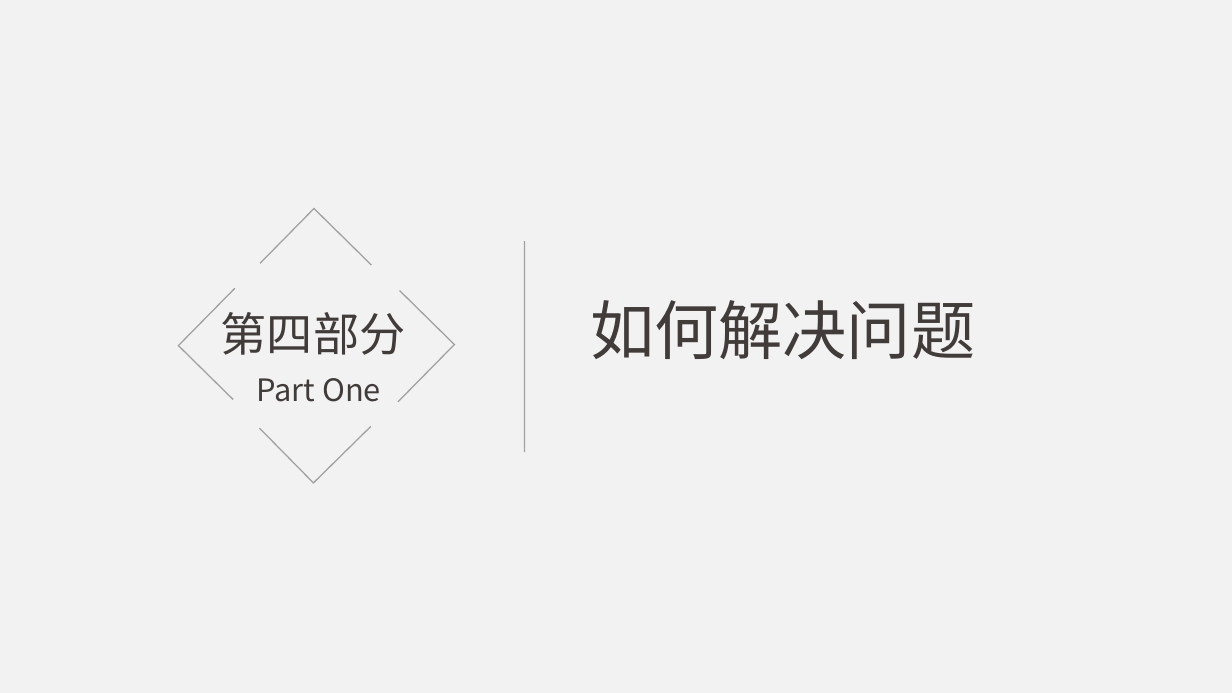
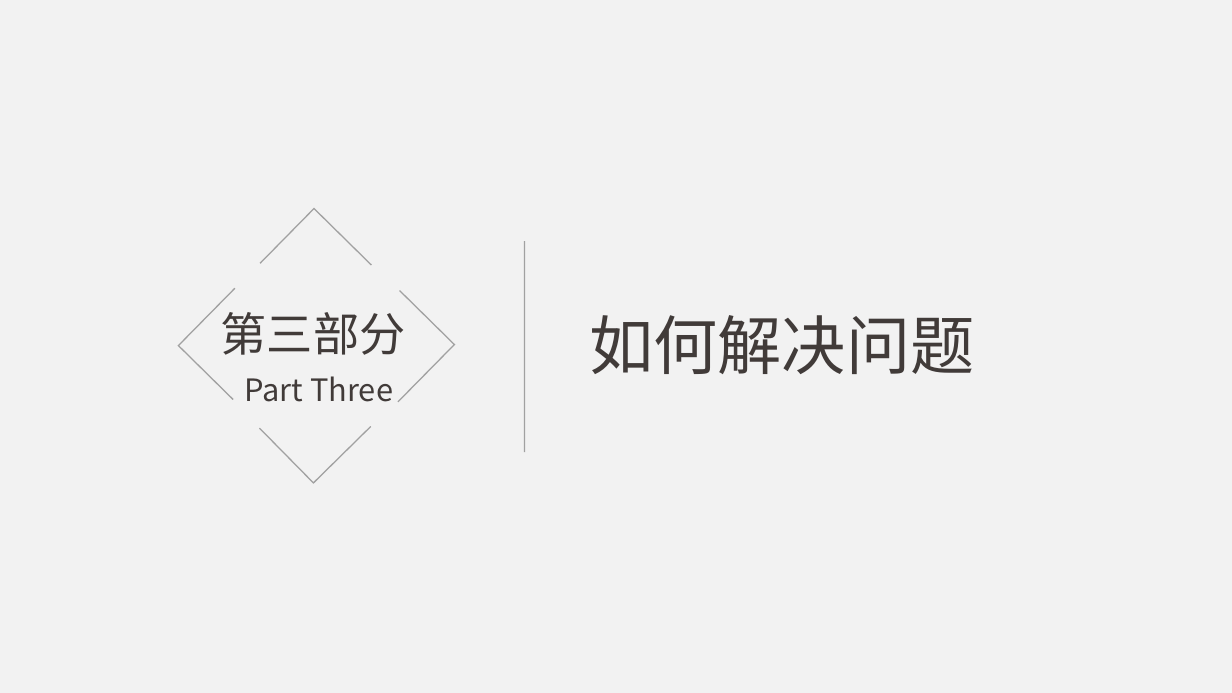
Before and after one commit to jungleguo/ReadNotes, a slide deck: slide 10 of 分享/自动化测试，到底该测些什么.pptx. Drawn at 1232x693 pixels with LibreOffice and Linux fonts; fonts in the diff are those of the drawing. Boxes give left, top, right and bottom in pixels: in the first picture for what was removed or moved away, otherwise in the second. Text is boxed around its words. In the diff, an @@ line names an element or a change of style, - is before the commit and + after.

```diff
--- a/分享/自动化测试，到底该测些什么.pptx
+++ b/分享/自动化测试，到底该测些什么.pptx
@@ text at box(221, 312, 406, 355): text changed @@
-第四部分
+第三部分
@@ text "如何解决问题": place and size @@
-text "如何解决问题" at box(590, 300, 975, 359)
+text "如何解决问题" at box(589, 315, 974, 374)
@@ text at box(244, 376, 393, 402): text changed @@
-Part One
+Part Three
```
Also in this commit, not shown: 7 other slides changed, 2 slides added, 2 slides removed.
